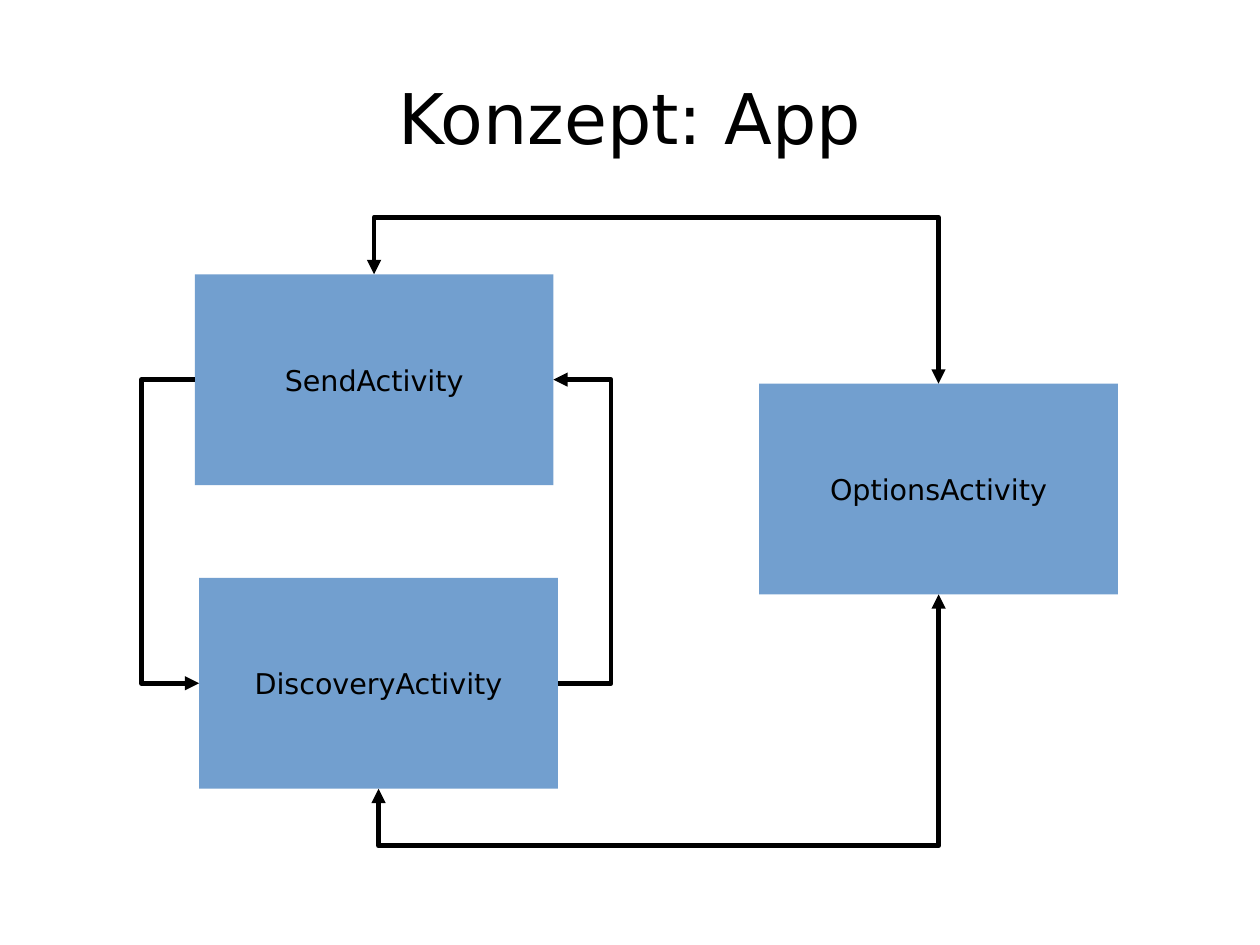
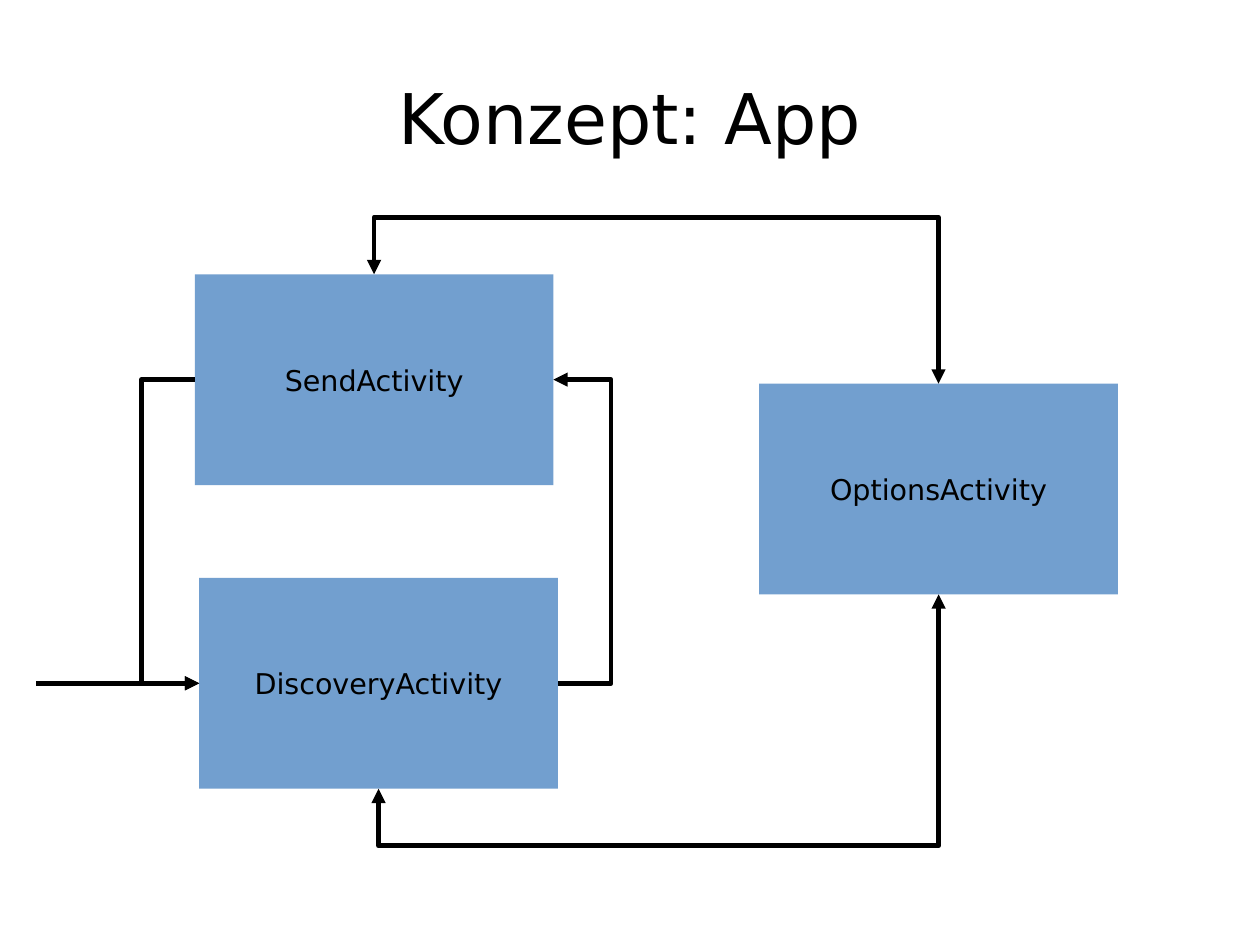
Before and after one commit to enra64/psychic-giggle, a slide deck: slide 9 of zwischenstand anfang dezember.odp (slide 10 before the commit). Drawn at 1260x945 pixels with LibreOffice and Linux fonts; fonts in the diff are those of the drawing. Boxes give left, top, right and bottom in pixels: in the first picture for what was removed or moved away, otherwise in the second. Text is boxed around its words. In the diff, an @@ line names an element or a change of style, - is before the commit and + after.

```diff
--- a/zwischenstand anfang dezember.odp
+++ b/zwischenstand anfang dezember.odp
@@ elbow arrow added from (37, 684) to (199, 684), #000000 3 pt @@
```
Also in this commit, not shown: 8 other slides changed, 3 slides removed.
